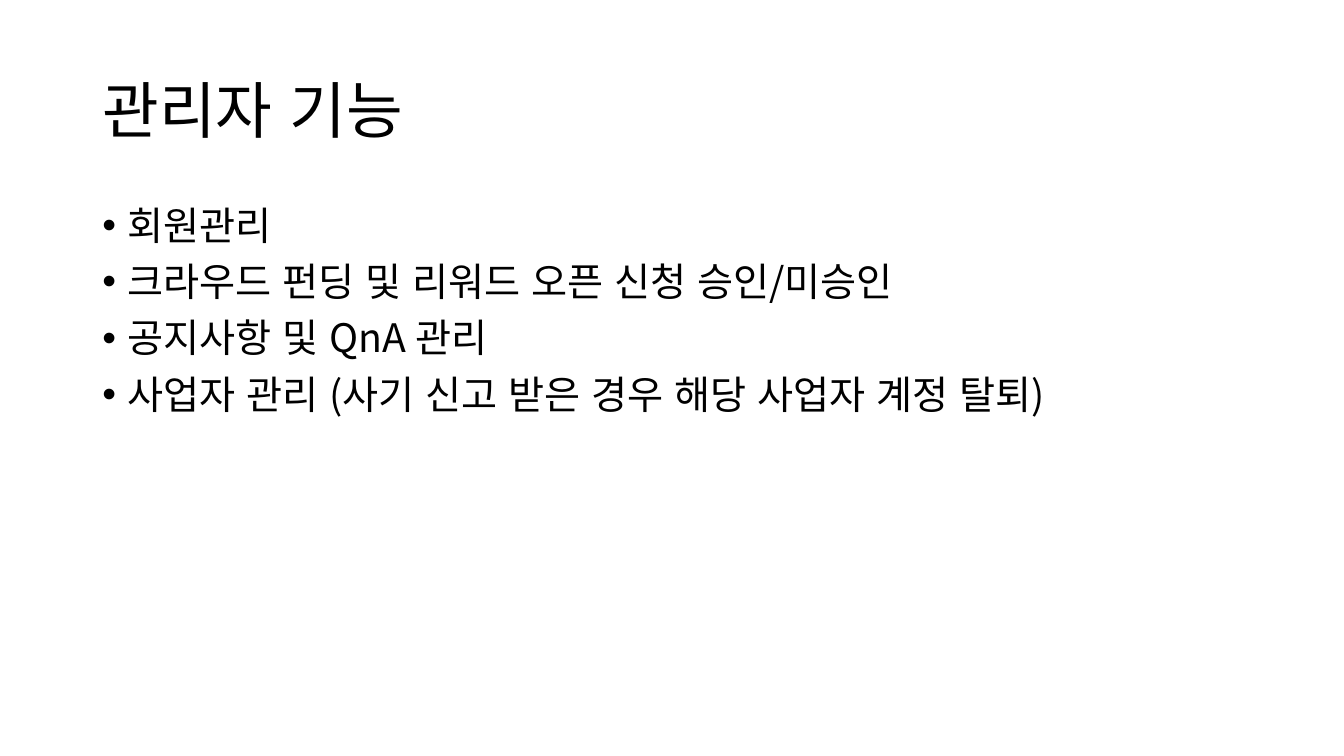
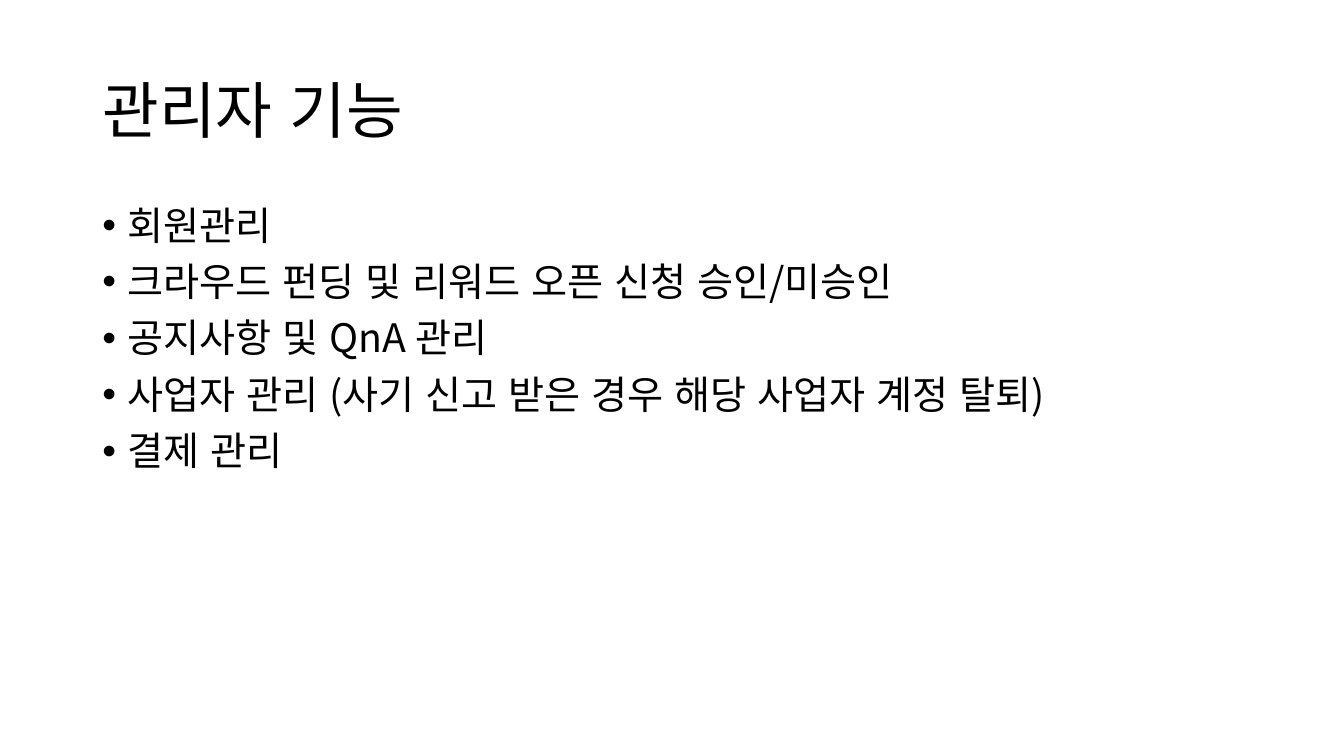
Before and after one commit to ezenteam2/EzenCrowdFunding, a slide deck: slide 4 of 기능 정리/project03 - 기능 정리 - 기범.pptx. Drawn at 1344x756 pixels with LibreOffice and Linux fonts; fonts in the diff are those of the drawing. Boxes give left, top, right and bottom in pixels: in the first picture for what was removed or moved away, otherwise in the second. Text is boxed around its words. In the diff, an @@ line names an element or a change of style, - is before the commit and + after.

Commit message:
기능정리

```diff
--- a/기능 정리/project03 - 기능 정리 - 기범.pptx
+++ b/기능 정리/project03 - 기능 정리 - 기범.pptx
@@ text at [128,432,283,468]: paragraph added @@
+• 결제 관리
```
Also in this commit, not shown: 2 other slides changed.
